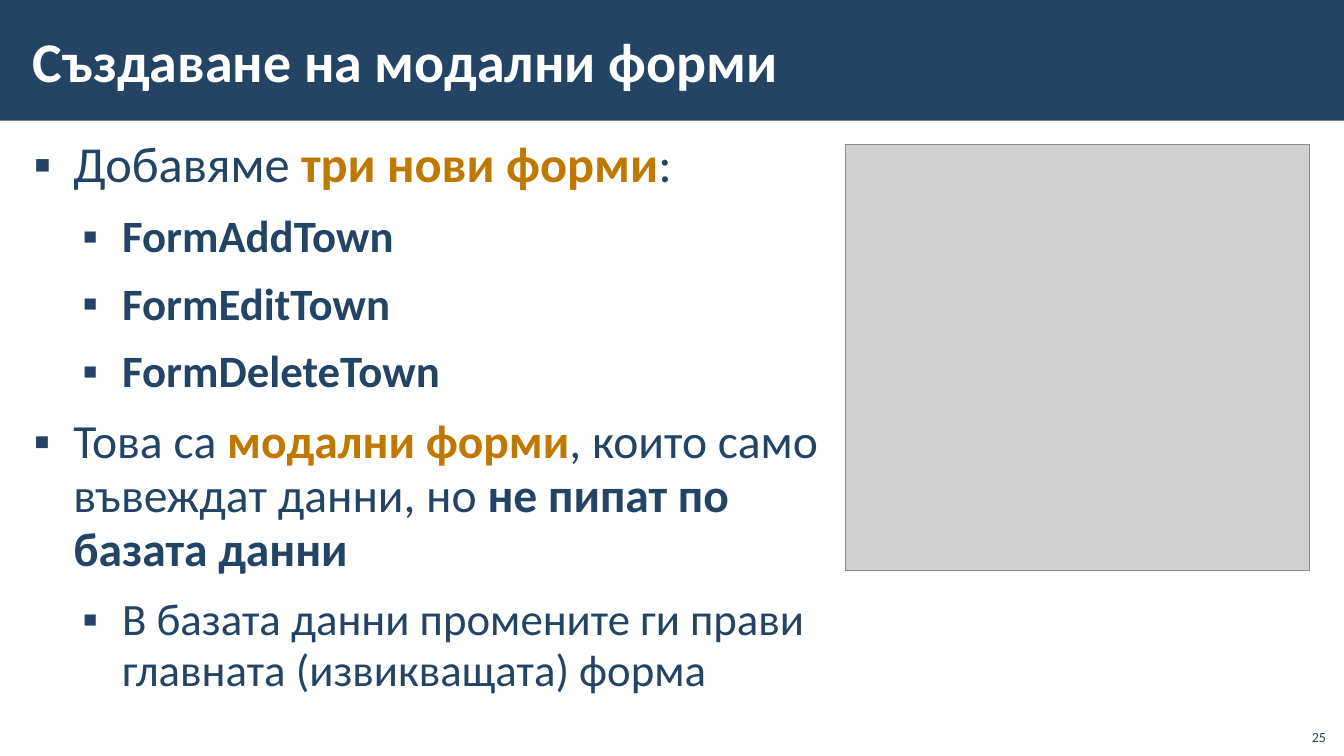
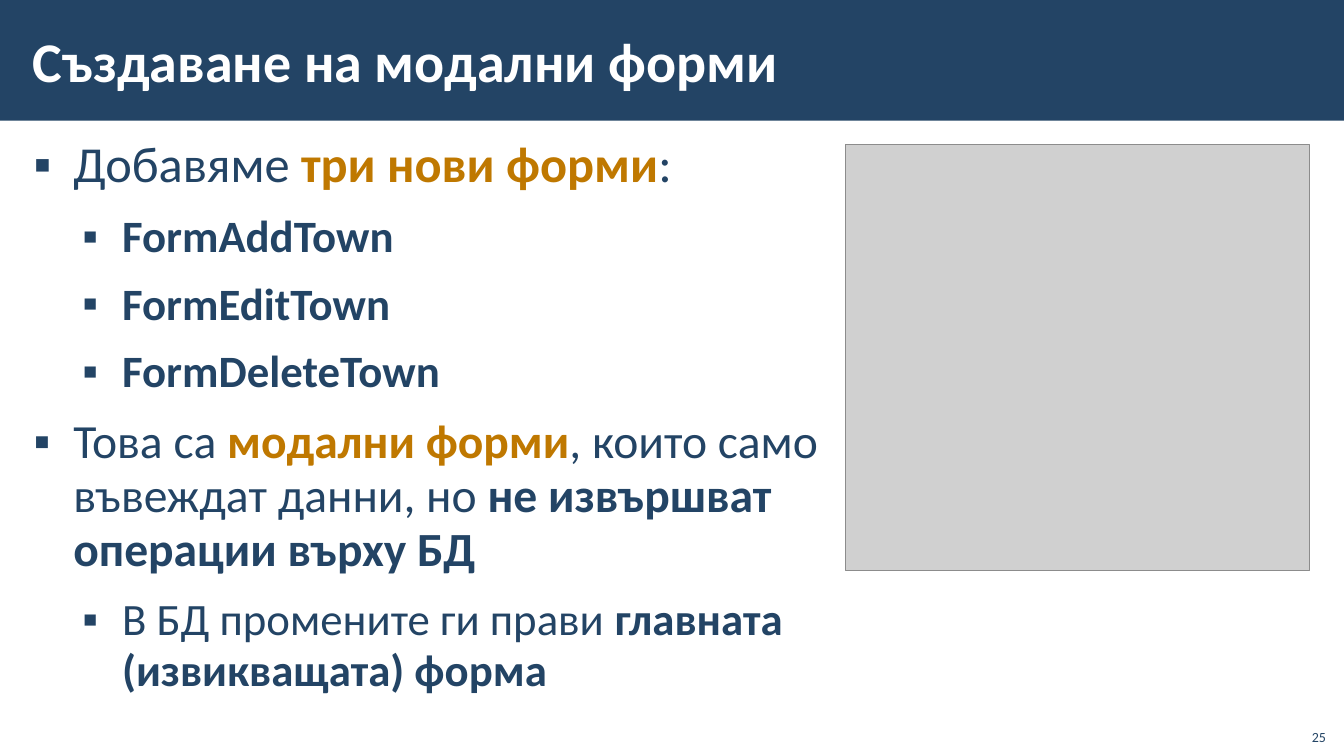
Before and after one commit to BG-IT-Edu/School-Programming, a slide deck: slide 25 of Courses/Software-Sciences/Module-4-Information-Systems-New/06-CRUD-with-EF-and-Windows-Forms/06-CRUD-with-EF-Core-and-Windows-Forms.pptx. Drawn at 1344x756 pixels with LibreOffice and Linux fonts; fonts in the diff are those of the drawing; grey boxes stand for pictures; background and template pictures are left out. Boxes give left, top, right and bottom in pixels: in the first picture for what was removed or moved away, otherwise in the second. Text is boxed around its words. In the diff, an @@ line names an element or a change of style, - is before the commit and + after.

```diff
--- a/Courses/Software-Sciences/Module-4-Information-Systems-New/06-CRUD-with-EF-and-Windows-Forms/06-CRUD-with-EF-Core-and-Windows-Forms.pptx
+++ b/Courses/Software-Sciences/Module-4-Information-Systems-New/06-CRUD-with-EF-and-Windows-Forms/06-CRUD-with-EF-Core-and-Windows-Forms.pptx
@@ text at [73,425,818,694]: text changed; bold on @@
-▪ Това са модални форми, които само въвеждат данни, но не пипат по базата данни
-  ▪ В базата данни промените ги прави главната (извикващата) форма
+▪ Това са модални форми, които само въвеждат данни, но не извършват операции върху БД
+  ▪ В БД промените ги прави главната (извикващата) форма
```
Also in this commit, not shown: 1 other slide changed.
